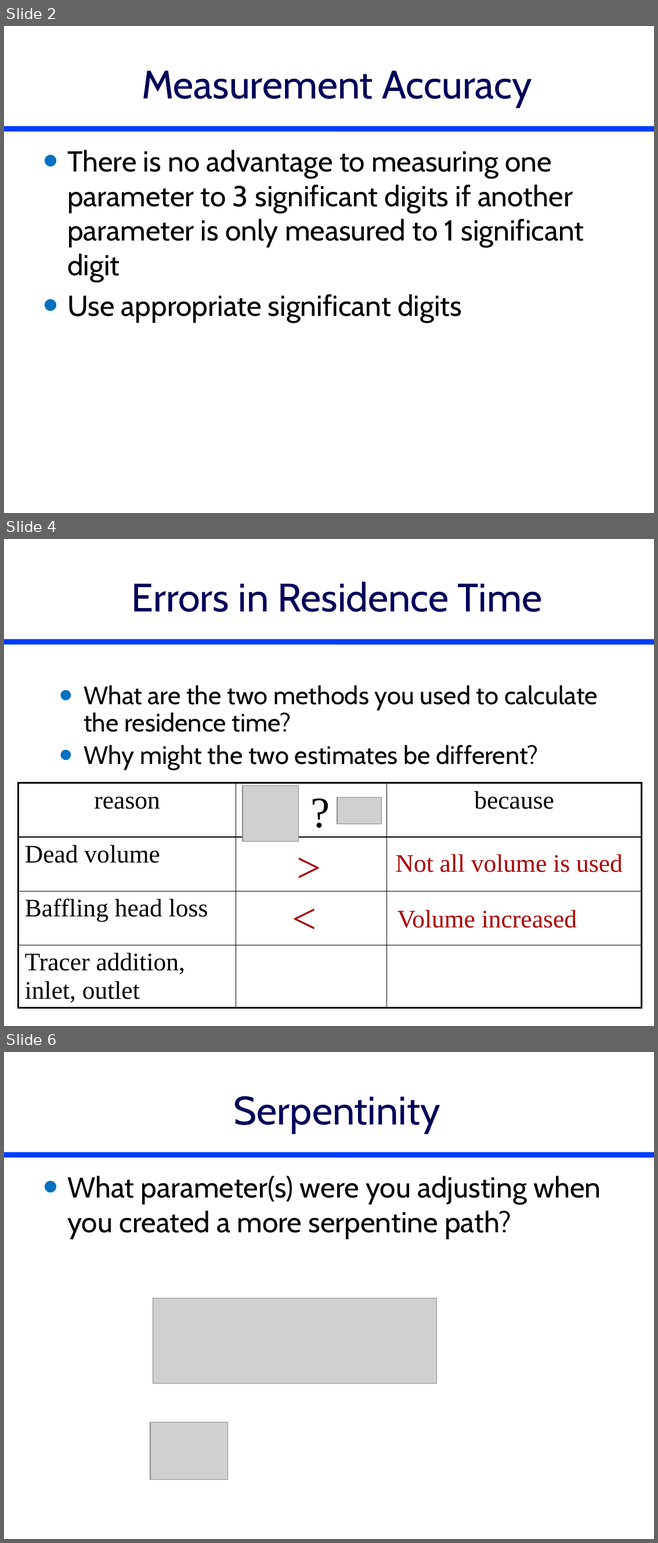
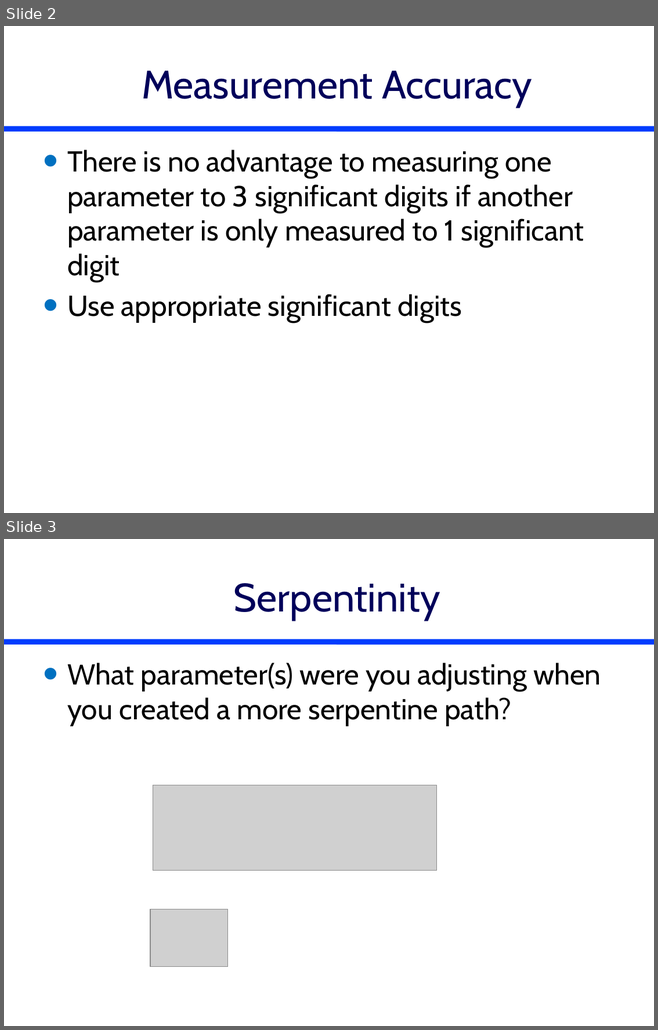
Before and after one commit to monroews/CEE4530, a slide deck: website/pptx/Reactor_Reflections.pptx. Shown one above the other, each under a label of ours: slides 2, 4 and 6 before the commit, slides 2 and 3 after it; the slides between them are not shown. The pictures are 658x1543 and 658x1030 pixels, drawn with LibreOffice and Linux fonts; fonts in the diff are those of the drawing; grey boxes stand for pictures. Boxes give left, top, right and bottom in pixels: in the first picture for what was removed or moved away, otherwise in the second. Text is boxed around its words. In the diff, an @@ line names an element or a change of style, - is before the commit and + after.

Commit message:
lecture update

```diff
--- a/website/pptx/Reactor_Reflections.pptx
+++ b/website/pptx/Reactor_Reflections.pptx
@@ slide 4 removed at [4, 539, 654, 1026], background #FFFFFF; not listed: 1 template element that a slide beside it also shows @@
@@ title removed at [132, 581, 542, 612] @@
-Errors in Residence Time
@@ text removed at [83, 685, 597, 770] @@
-• What are the two methods you used to calculate the residence time?
-• Why might the two estimates be different?
@@ text removed at [304, 781, 336, 840] @@
-?
@@ table removed at [18, 783, 641, 1012], 4 rows, 3 columns @@
-reason |  | because
-Dead volume |  | 
-Baffling head loss |  | 
-Tracer addition, inlet, outlet |  | 
@@ picture removed at [242, 786, 298, 841] @@
@@ picture removed at [336, 798, 381, 824] @@
@@ text removed at [291, 836, 328, 895] @@
->
@@ text removed at [396, 854, 622, 873] @@
-Not all volume is used
@@ text removed at [285, 887, 323, 946] @@
-<
@@ text removed at [397, 910, 576, 928] @@
-Volume increased
@@ what was slide 6 is now slide 3 @@
```
Also in this commit, not shown: 2 other slides removed, 3 other files.
